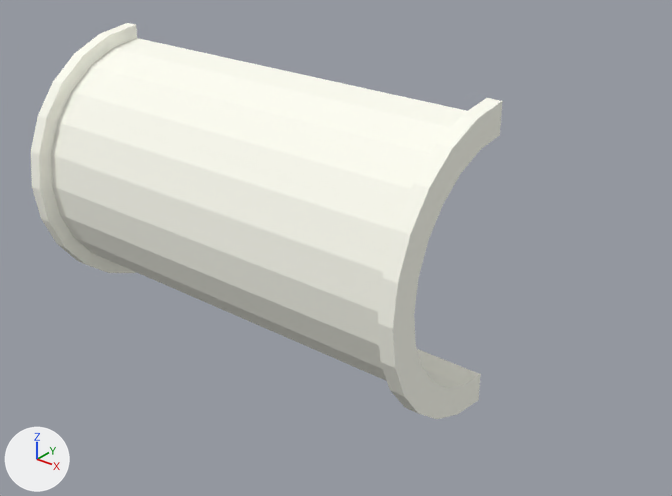
The OBJ model pyweek26/models/game/section_207.obj, before and after one commit.
Rendered twice from a camera (50 mm lens) standing at (64.8, -44.9, 25.2) and looking at (31.5, -3.3, -0.6). The axes (+X, +Y, +Z) are drawn at lower left. The lights are the same throughout. Where no turn or scale is listed for an object, it has been applied to the vertices. Vertices at the same position are counted once.

Objects in the first picture: 'section_207'.
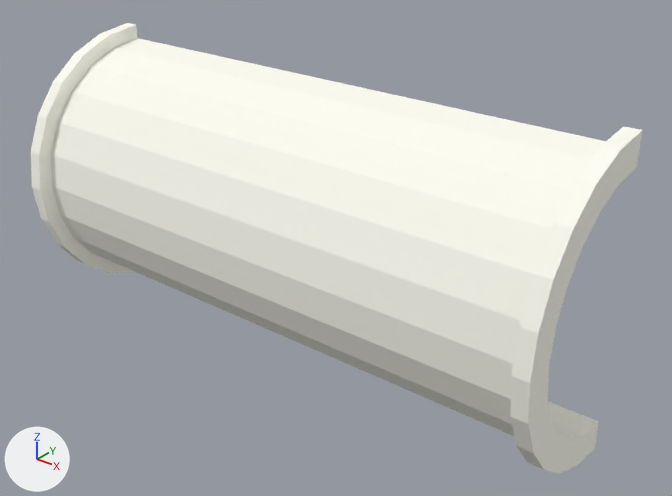
The newer file is also turned or shifted as a whole; pictures and numbers use the older file's frame.

What differs and where, as boxes (x1, y1, x2, y2) in the pictures (672 x 496 px; the box of a moved part takes in the faces that stretch with it):
'section_207', reshaped (29% wider, 14% taller): before (31, 23, 503, 419); after (31, 23, 642, 474)
part 1 of me_section_207, moved or reshaped: before (376, 98, 503, 419); after (376, 110, 642, 474)

What changed in the scene script:
```text
Change me_section_207:
    used by ob_section_207; location = (0.0, 0.0, 0.0)
    remove me_section_207.from_pydata(...)  # 104 vertices, 204 faces; spans x 8.9..40.7, y -10.0..0.0, z -10.0..10.0
    add me_section_207.from_pydata(...)  # 104 vertices, 204 faces; spans x 8.9..48.7, y -10.0..0.0, z -10.0..10.0
    me_section_207 part 1
    5 vertices are removed from x 40.7, y -10.0..-5.7, z 0.0..5.7
    30 faces are deleted
    46 vertices in x 39.7..40.7, y -10.0..0.0, z -10.0..10.0 move by (8.0, 0.0, 0.0)
    1 vertex moves from x 40.7, y -6.9, z 4.0 to x 48.7, y -7.7, z 2.1
    5 vertices are added at (48.7, -8.0, 0.0), (48.7, -5.7, 5.7), (48.7, -6.9, 4.0), (48.7, -10.0, 0.0), (48.7, -8.7, 5.0)
    30 new faces join them
```
